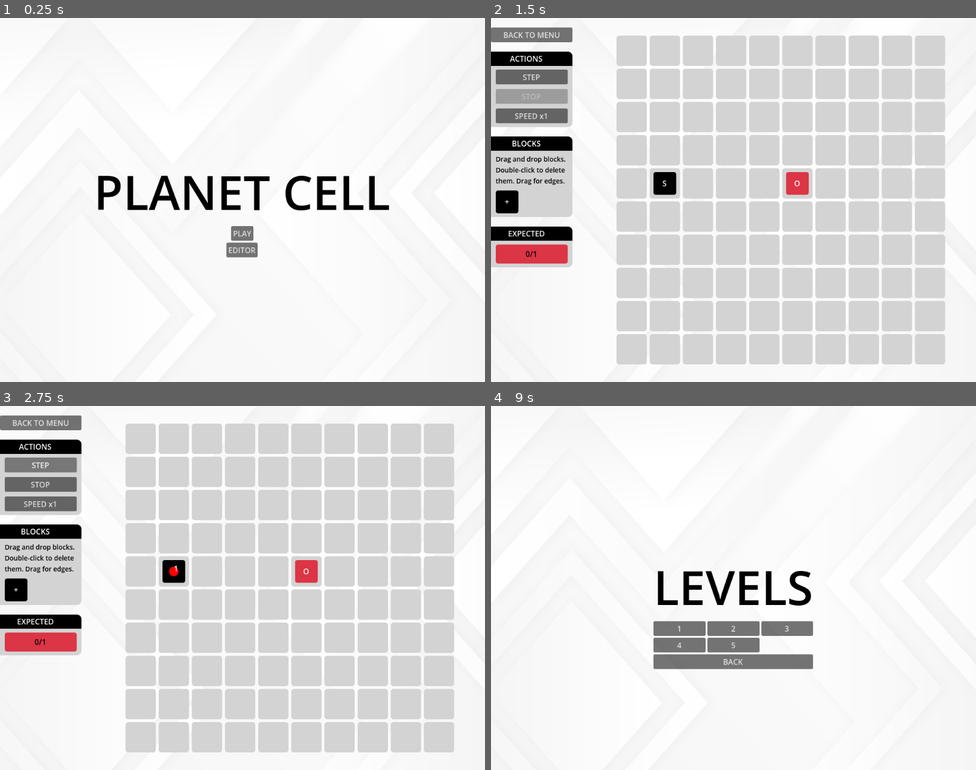
Above: before the commit, frames 1-4 (two rows, left to right).
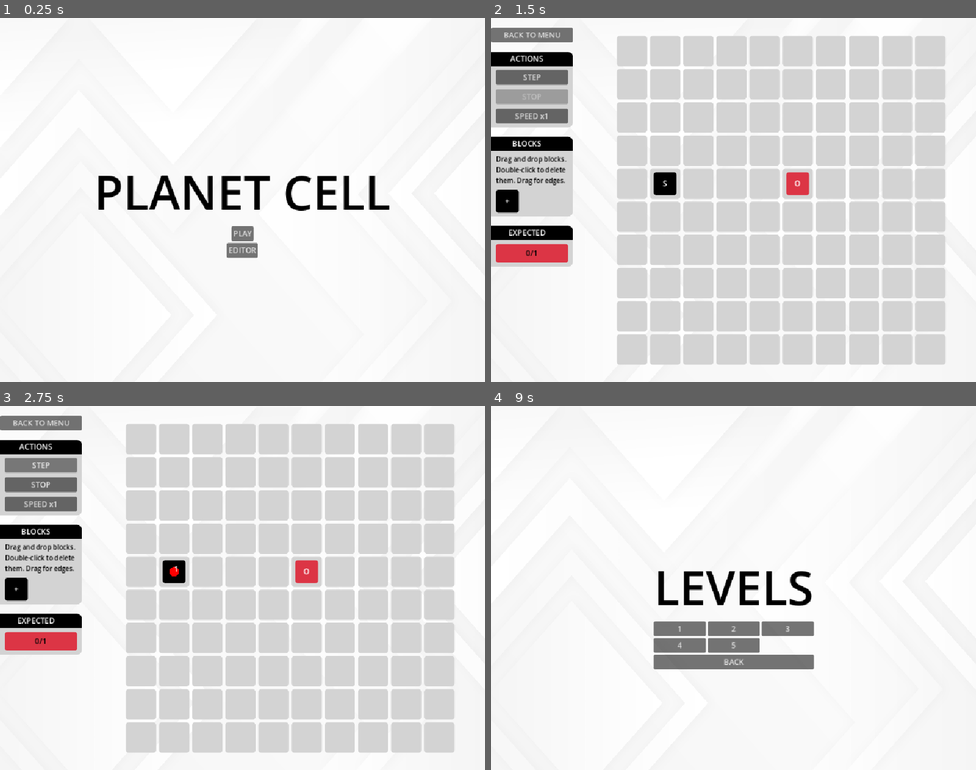
Above: after the commit, the same moments.

Repository: ricoapon/planet-cell
Game: Godot game, scene res://scenes/Main.tscn
The game is run twice, just before and just after one commit, with the same random seed, the same clock (stepped at 60 frames per second) and the same inputs.
Inputs:
- Up to frame 1 (0.25 s): no input
- Up to frame 2 (1.5 s): click "PLAY" at 0.5 s; click "1" at 1.25 s
- Up to frame 3 (2.75 s): click "STEP" at 2 s
- Up to frame 4 (9 s): click "STOP" at 2.75 s; click "SPEED x1" at 3.5 s; click "STEP" at 4.25 s; click "STOP" at 5 s; click "SPEED x1" at 5.75 s; click "STEP" at 6.5 s; click "STOP" at 7.25 s; click "SPEED x1" at 8 s; click "BACK TO MENU" at 8.75 s

The runs differ from the first frame. In frame 1, 0.8% of the frame differs, in the area x 20-81%, y 43-66%; in frame 2, 3.1%; in frame 3, 3.2%, in the area x 0-94%, y 2-96%; in frame 4, 0.8%.

Commit message:
Fix pixelated screen

Diff:
--- a/project.godot
+++ b/project.godot
@@ -19,7 +19,8 @@
 
 window/size/viewport_width=1024
 window/size/viewport_height=768
-window/stretch/mode="viewport"
+window/stretch/mode="canvas_items"
+window/stretch/aspect="expand"
 
 [rendering]
 
